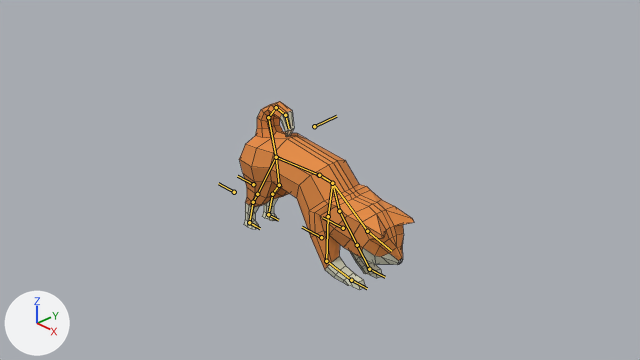
A saved change to the Blender file Dog1.blend.
Before and after are seen from the file's camera 'Camera'. The axes (+X, +Y, +Z) are drawn at lower left. The lights are the same throughout. Both versions are drawn at frame 20 of the action 'Stretch'; the numbers are the values there. The bones that bend it are drawn over the model as lines. Mesh edges are drawn as thin lines.

Objects in the first picture: '平面'.
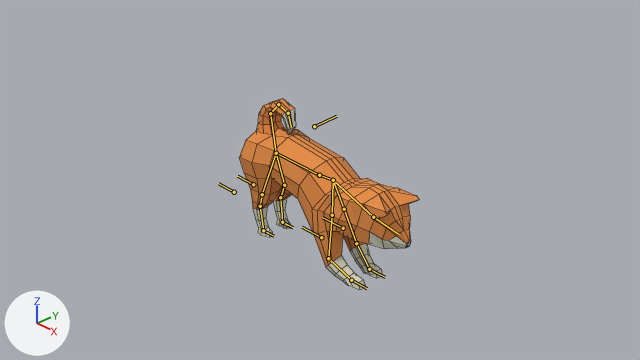
Pixel boxes [x1, y1, x2, y2] of what changed, in the pictures (640 x 360 px):
'平面', posed
    before: [239, 101, 414, 290]
    after: [239, 98, 419, 290]
bone 'UpperBody', root to tip
    before: (319, 175) to (332, 183)
    after: (319, 175) to (333, 180)
bone 'Neck', root to tip
    before: (332, 183) to (367, 231)
    after: (333, 180) to (373, 217)
bone 'Face', root to tip
    before: (367, 231) to (391, 251)
    after: (373, 217) to (399, 234)
bone 'Leg3IK.L', root to tip
    before: (249, 222) to (260, 228)
    after: (263, 230) to (274, 236)
bone 'Leg3IK.R', root to tip
    before: (268, 214) to (278, 220)
    after: (282, 222) to (293, 227)

What the commit changed:
Bone 'UpperBody' (bone_upperbody) turns from (-2, -1, -39) to (-1, 0, -29) degrees about its own x, y and z.
Bone 'Neck' (bone_neck) turns from (0, 0, -23) to (0, 0, -17) degrees about its own x, y and z.
Bone 'Face' (bone_face) turns from (0, 0, 40) to (0, 0, 30) degrees about its own x, y and z.
Bone 'Leg3IK.L' (bone_leg3ik_l) moves from (0.0, 0.0, 0.0) to (0.0, 0.84, 0.0).
Bone 'Leg3IK.R' (bone_leg3ik_r) moves from (0.0, 0.0, 0.0) to (0.0, 0.84, 0.0).
